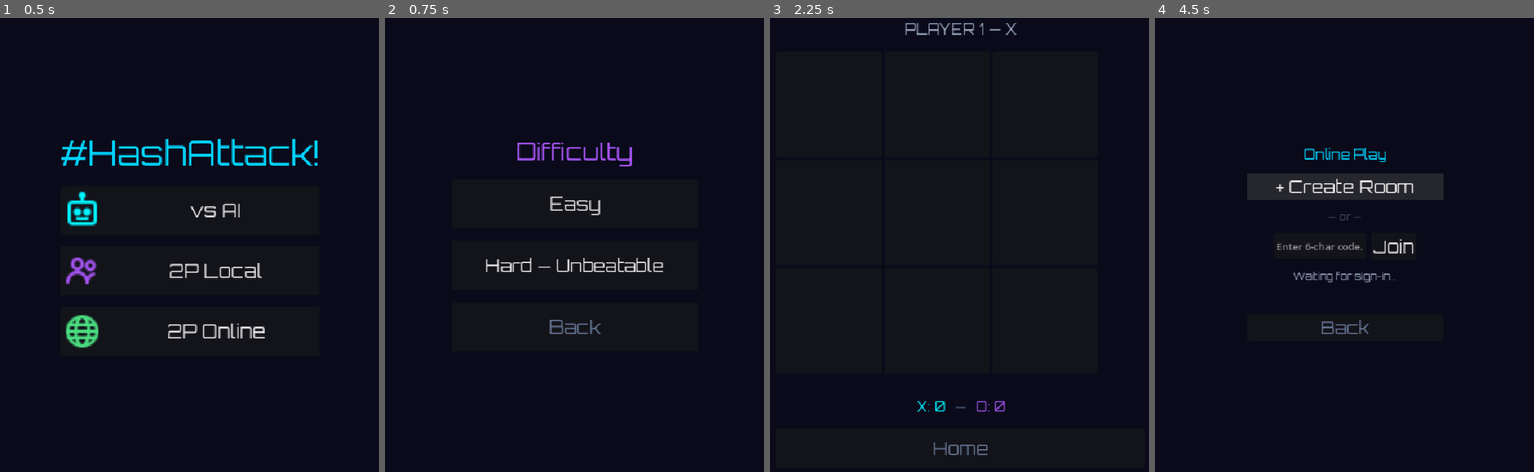
Above: before the commit, frames 1-4 (left to right).
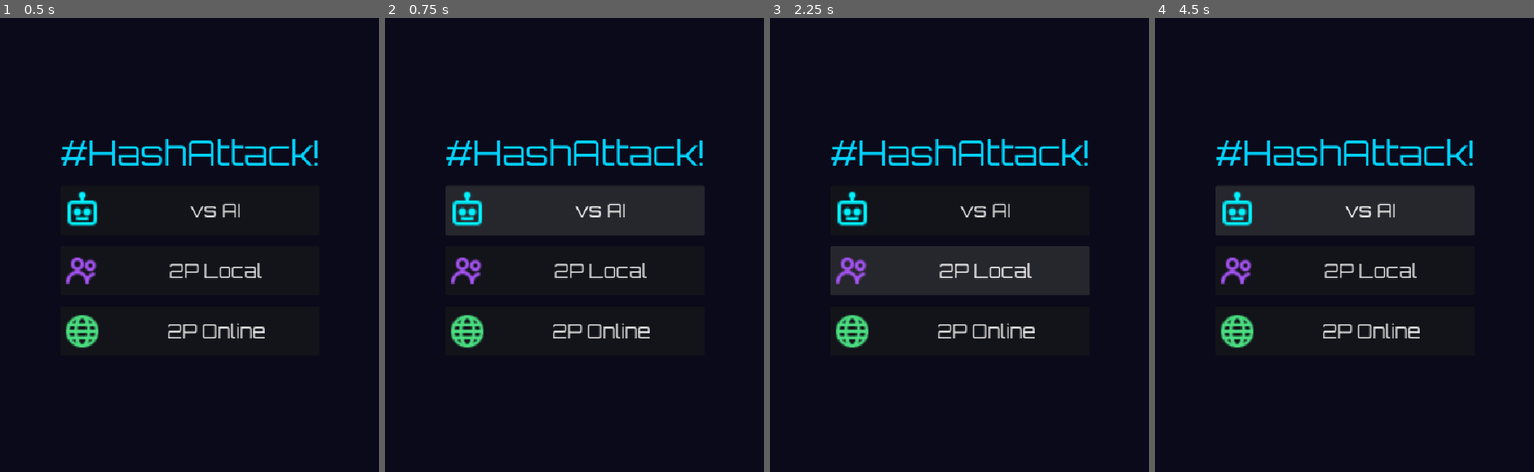
Above: after the commit, the same moments.

Repository: weilies/nexus-arcade
Game: Godot game, scene res://scenes/MainMenu.tscn
The game is run twice, just before and just after one commit, with the same random seed, the same clock (stepped at 60 frames per second) and the same inputs.
Inputs (mouse positions are in pixels of both pictures, inside the frame that each line leads up to):
- Up to frame 1 (0.5 s): no input
- Up to frame 2 (0.75 s): click "vs AI" at 0.5 s
- Up to frame 3 (2.25 s): click (959, 326) at 1.25 s, where only the run before the commit has a clickable "Back"; click "2P Local" at 2 s
- Up to frame 4 (4.5 s): click (1344, 449) at 2.75 s, where only the run before the commit has a clickable "Home"; click "2P Online" at 3.5 s; click (1344, 185) at 4.25 s, where only the run before the commit has a clickable "+ Create Room"

Frame 1 is identical in both runs. In frame 2, 5.8% of the frame differs, in the area x 15-85%, y 26-73%; in frame 3, 4.5%; in frame 4, 11%.
Error after the commit: Attempt to call function 'new' in base 'null instance' on a null instance. (res://scenes/MainMenu.gd:4)

Commit message:
feat: auth-aware MainMenu with profile row and leaderboard button

Diff:
--- a/games/tic-tac-toe/scenes/MainMenu.gd
+++ b/games/tic-tac-toe/scenes/MainMenu.gd
@@ -1,16 +1,52 @@
 extends Control
 
 func _ready() -> void:
+	var bg = load("res://scripts/BackgroundLayer.gd").new()
+	add_child(bg)
+	move_child(bg, 1)
+
 	$VBoxContainer/BtnVsAI.pressed.connect(_on_vs_ai)
 	$VBoxContainer/BtnLocal.pressed.connect(_on_local)
 	$VBoxContainer/BtnOnline.pressed.connect(_on_online)
+	$VBoxContainer/BtnSignIn.pressed.connect(_on_sign_in)
+	$VBoxContainer/BtnLeaderboard.pressed.connect(_on_leaderboard)
+
+	$VBoxContainer/ProfileRow/LblProfileIcon.text = FA6.icon("fa-user")
+	$VBoxContainer/BtnLeaderboard.text = FA6.icon("fa-trophy") + "  LEADERBOARD"
+
+	$Bridge.send_game_ready()
+	$Bridge.auth_token_received.connect(func(_t): pass)  # auth via Globals.auth_ready
+
+	if not Globals.auth_ready.is_connected(_refresh_auth_ui):
+		Globals.auth_ready.connect(_refresh_auth_ui)
+
+	_refresh_auth_ui()
+
+func _refresh_auth_ui() -> void:
+	var signed_in := Globals.is_signed_in()
+	$VBoxContainer/ProfileRow.visible = signed_in
+	$VBoxContainer/BtnLeaderboard.visible = signed_in
+	$VBoxContainer/BtnSignIn.visible = not signed_in
+	if signed_in:
+		$VBoxContainer/ProfileRow/LblUsername.text = Globals.current_user.get("username", "")
+		$VBoxContainer/ProfileRow/LblPoints.text = "★ %d" % Globals.current_user.get("points", 0)
+
+func _on_sign_in() -> void:
+	SFX.click()
+	$Bridge.send_sign_in_request()
+
+func _on_leaderboard() -> void:
+	SFX.click()
+	get_tree().change_scene_to_file("res://scenes/LeaderboardScene.tscn")
 
 func _on_vs_ai() -> void:
 	SFX.click()
+	Globals.current_game_mode = "classic"
 	get_tree().change_scene_to_file("res://scenes/AIDifficultySelect.tscn")
 
 func _on_local() -> void:
 	SFX.click()
+	Globals.current_game_mode = "classic"
 	var board = load("res://scenes/GameBoard.tscn").instantiate()
 	board.setup_local()
 	get_tree().root.add_child(board)
@@ -18,4 +54,5 @@
 
 func _on_online() -> void:
 	SFX.click()
+	Globals.current_game_mode = "classic"
 	get_tree().change_scene_to_file("res://scenes/OnlineLobby.tscn")
